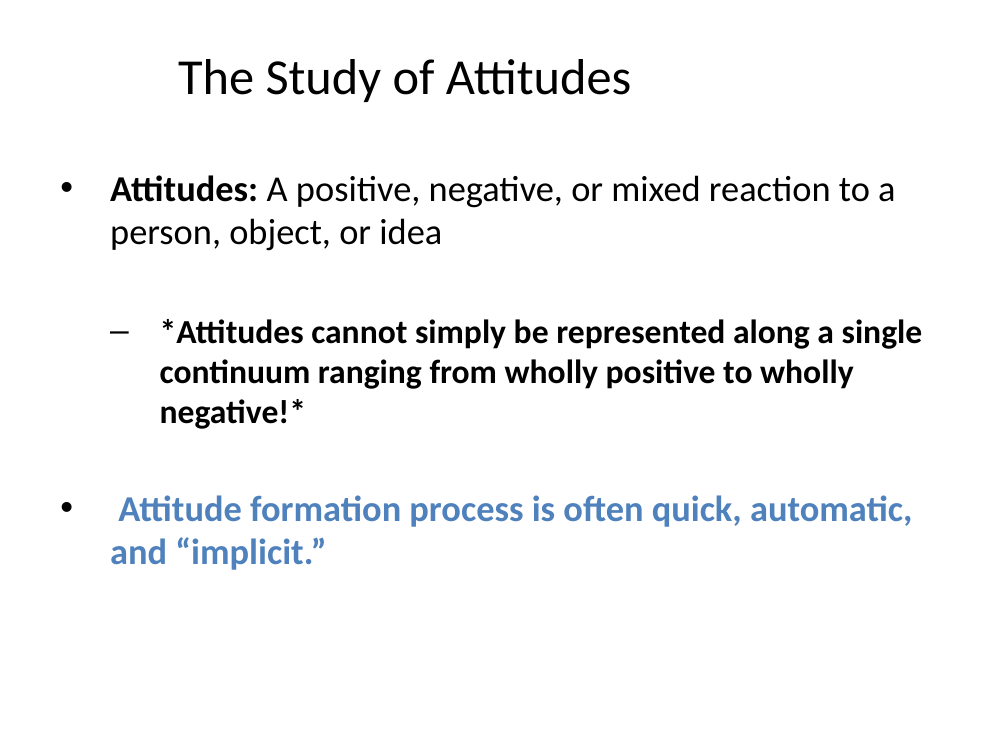
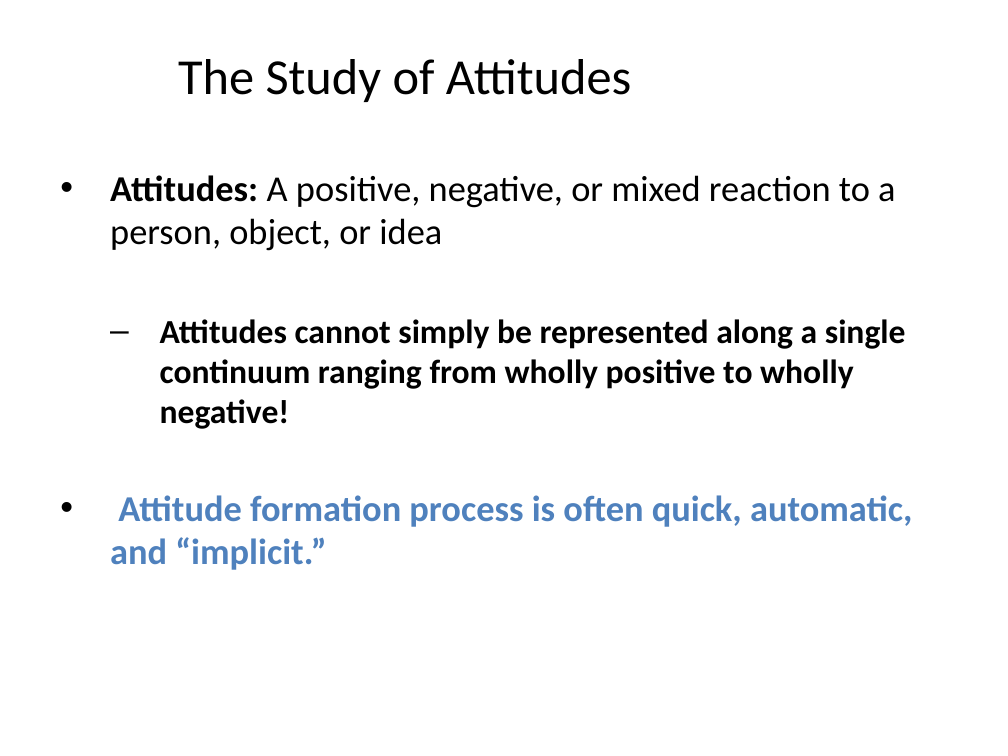
Before and after one commit to npm27/Teaching-Materials, a slide deck: slide 2 of Social Psych/Slides/7 Attitudes.pptx. Drawn at 1008x756 pixels with LibreOffice and Linux fonts; fonts in the diff are those of the drawing. Boxes give left, top, right and bottom in pixels: in the first picture for what was removed or moved away, otherwise in the second. Text is boxed around its words. In the diff, an @@ line names an element or a change of style, - is before the commit and + after.

```diff
--- a/Social Psych/Slides/7 Attitudes.pptx
+++ b/Social Psych/Slides/7 Attitudes.pptx
@@ text at bbox=[160, 319, 906, 429]: text changed @@
-  – *Attitudes cannot simply be represented along a single continuum ranging from wholly positive to wholly negative!*
+  – Attitudes cannot simply be represented along a single continuum ranging from wholly positive to wholly negative!
```
Also in this commit, not shown: 7 other slides changed, 1 other file.
